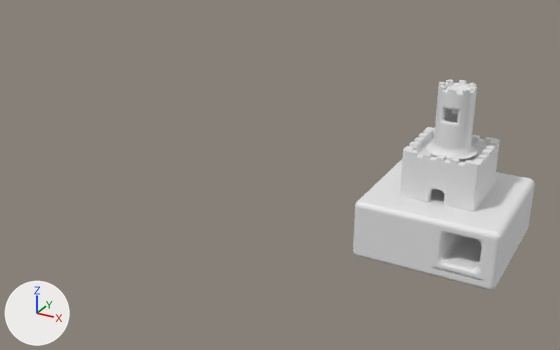
The glTF model Props/TwinCitidels.glb: old version first, new version second.
Camera for both pictures: a 50 mm lens placed at (108.0, -382.0, 221.0), pointed at (-107.0, 10.0, 25.0). The axes (+X, +Y, +Z) are drawn at lower left. The lights are the same throughout. The picture after the commit comes second. Where no turn or scale is listed for an object, it has been applied to the vertices.

Names of what the first picture shows: 'Citidel', 'Terrain', 'Tower', 'Tunnel' and 1 more.
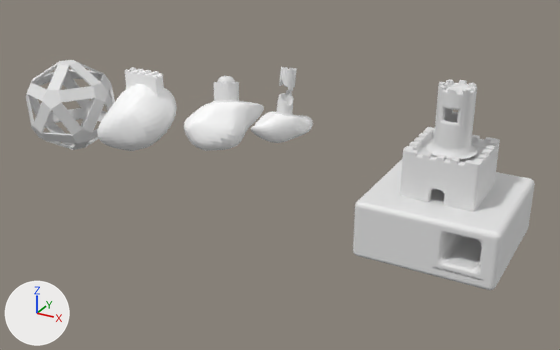
The newer file is also turned or shifted as a whole; pictures and numbers use the older file's frame.

What changed in the scene script:
```text
Add mat_defaultmaterial_003:
    mat_defaultmaterial_003 = bpy.data.materials.new('DefaultMaterial.003')
    mat_defaultmaterial_003.use_nodes = True; mat_defaultmaterial_003.node_tree.nodes.clear()
    _N = mat_defaultmaterial_003.node_tree.nodes; _L = mat_defaultmaterial_003.node_tree.links
    n0 = _N.new('ShaderNodeOutputMaterial'); n0.name = 'Material Output'
    n1 = _N.new('ShaderNodeBsdfPrincipled'); n1.name = 'Principled BSDF'
    n2 = _N.new('ShaderNodeVertexColor'); n2.name = 'Color Attribute'
    _L.new(n1.outputs[0], n0.inputs[0])  # 'BSDF' to 'Surface'
    _L.new(n2.outputs[0], n1.inputs[0])  # 'Color' to 'Base Color'
Add mat_defaultmaterial_002:
    mat_defaultmaterial_002 = bpy.data.materials.new('DefaultMaterial.002')
    mat_defaultmaterial_002.use_nodes = True; mat_defaultmaterial_002.node_tree.nodes.clear()
    _N = mat_defaultmaterial_002.node_tree.nodes; _L = mat_defaultmaterial_002.node_tree.links
    n0 = _N.new('ShaderNodeOutputMaterial'); n0.name = 'Material Output'
    n1 = _N.new('ShaderNodeBsdfPrincipled'); n1.name = 'Principled BSDF'
    n2 = _N.new('ShaderNodeVertexColor'); n2.name = 'Color Attribute'
    _L.new(n1.outputs[0], n0.inputs[0])  # 'BSDF' to 'Surface'
    _L.new(n2.outputs[0], n1.inputs[0])  # 'Color' to 'Base Color'
Add mat_defaultmaterial_001:
    mat_defaultmaterial_001 = bpy.data.materials.new('DefaultMaterial.001')
    mat_defaultmaterial_001.use_nodes = True; mat_defaultmaterial_001.node_tree.nodes.clear()
    _N = mat_defaultmaterial_001.node_tree.nodes; _L = mat_defaultmaterial_001.node_tree.links
    n0 = _N.new('ShaderNodeOutputMaterial'); n0.name = 'Material Output'
    n1 = _N.new('ShaderNodeBsdfPrincipled'); n1.name = 'Principled BSDF'
    n2 = _N.new('ShaderNodeVertexColor'); n2.name = 'Color Attribute'
    _L.new(n1.outputs[0], n0.inputs[0])  # 'BSDF' to 'Surface'
    _L.new(n2.outputs[0], n1.inputs[0])  # 'Color' to 'Base Color'
Add mat_defaultmaterial:
    mat_defaultmaterial = bpy.data.materials.new('DefaultMaterial')
    mat_defaultmaterial.use_nodes = True; mat_defaultmaterial.node_tree.nodes.clear()
    _N = mat_defaultmaterial.node_tree.nodes; _L = mat_defaultmaterial.node_tree.links
    n0 = _N.new('ShaderNodeOutputMaterial'); n0.name = 'Material Output'
    n1 = _N.new('ShaderNodeBsdfPrincipled'); n1.name = 'Principled BSDF'
    n2 = _N.new('ShaderNodeVertexColor'); n2.name = 'Color Attribute'
    _L.new(n1.outputs[0], n0.inputs[0])  # 'BSDF' to 'Surface'
    _L.new(n2.outputs[0], n1.inputs[0])  # 'Color' to 'Base Color'
Add ob_icosphere_002:
    ob_icosphere_002 = bpy.data.objects.new('Icosphere.002', me_icosphere_003)  # 120 vertices, 312 faces; spans x -31.3..31.3, y -29.7..29.7, z -31.3..31.3
    ob_icosphere_002.location = (-276.0, 9.0, 43.7)
Add ob_cube:
    ob_cube = bpy.data.objects.new('Cube', me_cube_018)  # 678 vertices, 1394 faces; spans x -11.3..13.2, y -5.0..2.5, z -6.2..8.9
    ob_cube.location = (-202.5, 0.8, 72.7)
Add ob_atower1:
    ob_atower1 = bpy.data.objects.new('ATower1', me_cylinder_005)  # 1143 vertices, 2218 faces; spans x -9.4..12.0, y -12.6..8.8, z -11.4..8.6
    ob_atower1.location = (-148.7, 14.7, 73.0)
Add ob_atower:
    ob_atower = bpy.data.objects.new('ATower', me_cylinder_004)  # 1696 vertices, 3358 faces; spans x -6.1..6.9, y -9.8..8.1, z -15.3..14.8
    ob_atower.location = (-101.4, 6.7, 81.0)
Add ob_asteroid1_001:
    ob_asteroid1_001 = bpy.data.objects.new('Asteroid1.001', me_cube_017)  # 386 vertices, 768 faces; spans x -24.6..23.5, y -23.2..23.2, z -21.1..25.2
    ob_asteroid1_001.location = (-204.5, -3.2, 49.7)
Add ob_asteroid1:
    ob_asteroid1 = bpy.data.objects.new('Asteroid1', me_cube_016)  # 386 vertices, 768 faces; spans x -21.9..21.1, y -22.4..22.4, z -15.6..13.0
    ob_asteroid1.location = (-149.5, 6.2, 55.4)
Add ob_asteroid:
    ob_asteroid = bpy.data.objects.new('Asteroid', me_cube_015)  # 386 vertices, 768 faces; spans x -16.7..15.9, y -17.9..17.9, z -10.0..9.4
    ob_asteroid.location = (-104.5, 3.4, 60.4)
```

Location of each change, [x1, y1, x2, y2] in pixels of the pictures (560 x 350 px):
'Icosphere.002', added: after [26, 60, 115, 150]
'Asteroid1.001', added: after [97, 84, 177, 151]
'Asteroid1', added: after [184, 101, 264, 151]
'Asteroid', added: after [251, 112, 313, 143]
'Cube', added: after [125, 67, 164, 95]
'ATower', added: after [275, 67, 297, 116]
'ATower1', added: after [212, 76, 240, 103]
